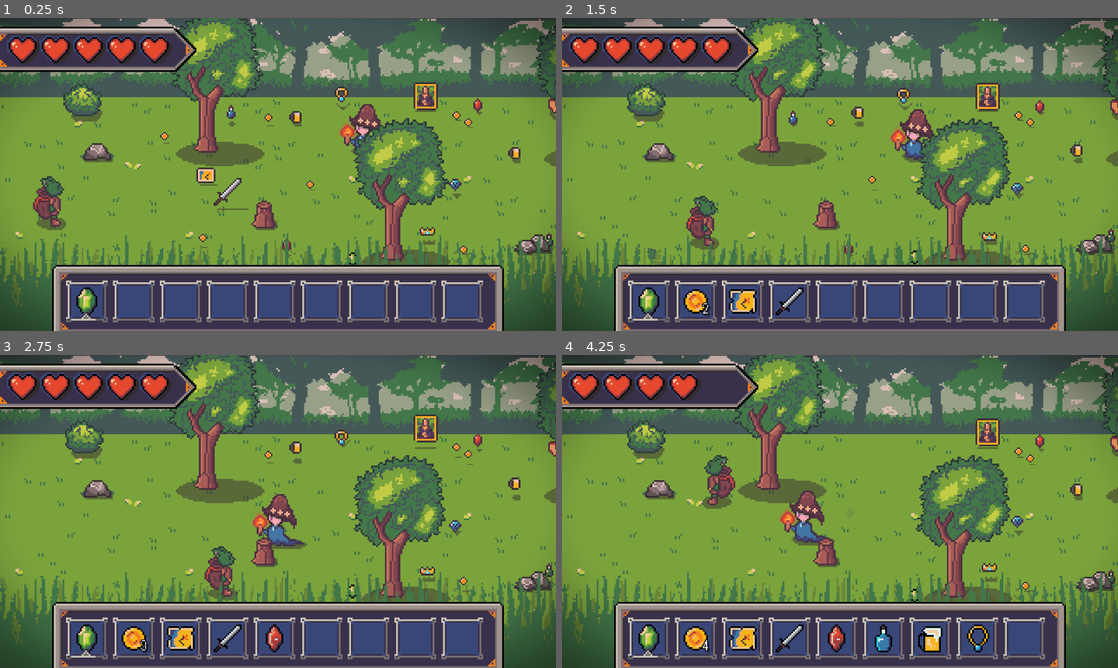
Above: before the commit, frames 1-4 (two rows, left to right).
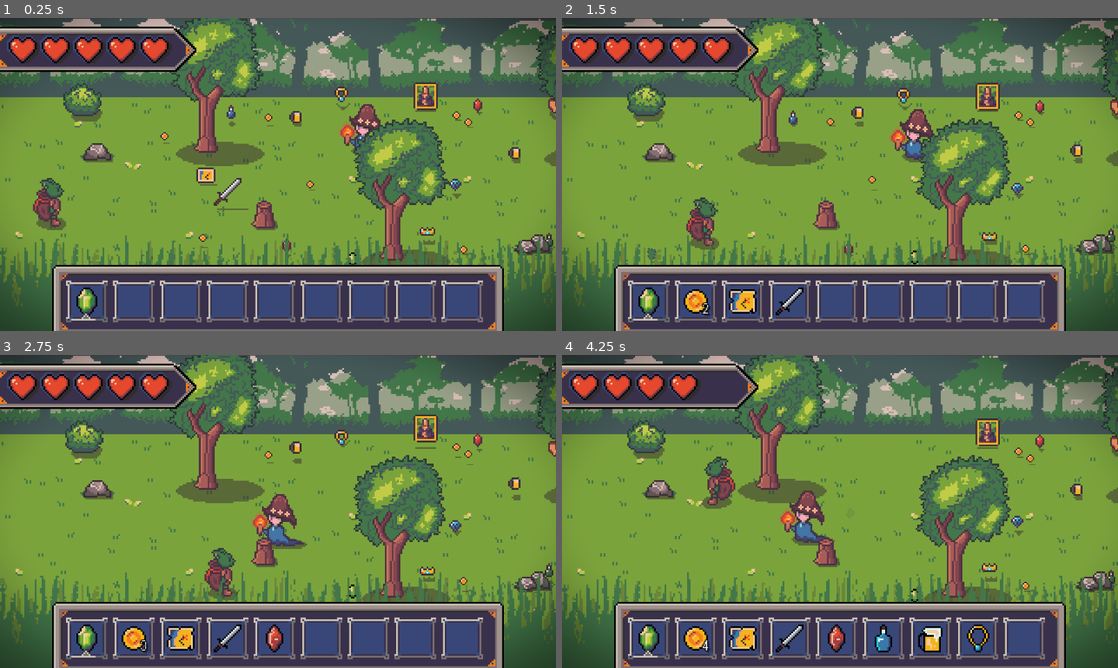
Above: after the commit, the same moments.

Repository: youkergav/Loot-Goblin
Game: Godot game, scene res://scenes/main.tscn
Same seed, same stepped clock (60 frames per second), same inputs: the game is played once before the commit and once after it.
Inputs:
- Up to frame 1 (0.25 s): no input
- Up to frame 2 (1.5 s): hold Right (ui_right) 0.53-1.28 s; hold Down (ui_down) from 1.28 s (still down)
- Up to frame 3 (2.75 s): release Down (ui_down) at 2.03 s; hold Right (ui_right) from 2.03 s (still down)
- Up to frame 4 (4.25 s): release Right (ui_right) at 2.78 s; hold Up (ui_up) 2.78-3.53 s; hold Left (ui_left) from 3.53 s (still down)

The runs differ from the first frame. In frame 1, 0.3% of the frame differs, in the area x 5-12%, y 50-66%; in frame 2, 0.3%; in frame 3, 0.3%; in frame 4, 0.3%.

Commit message:
Removed statue

Diff:
--- a/scenes/main.tscn
+++ b/scenes/main.tscn
@@ -59,7 +59,6 @@
 [ext_resource type="PackedScene" uid="uid://dmghmk5eb375g" path="res://scenes/packed/items/item_berry_red.tscn" id="46_a82wo"]
 [ext_resource type="PackedScene" uid="uid://hep8km3vxor4" path="res://scenes/packed/items/item_plank.tscn" id="53_gdvew"]
 [ext_resource type="PackedScene" uid="uid://dxd0q3y47hvt5" path="res://scenes/packed/items/item_nail.tscn" id="54_kjtvk"]
-[ext_resource type="PackedScene" uid="uid://caaq72p5ek4qx" path="res://scenes/packed/props/prop_statue.tscn" id="55_kf5aa"]
 [ext_resource type="Shader" uid="uid://d0lnv87776o6f" path="res://shaders/color_grading.gdshader" id="56_kf5aa"]
 
 [sub_resource type="WorldBoundaryShape2D" id="WorldBoundaryShape2D_dp3eg"]
@@ -432,6 +431,9 @@
 
 [node name="PropBush4" parent="World" instance=ExtResource("20_y6deb")]
 position = Vector2(661, -26)
+
+[node name="PropBush5" parent="World" instance=ExtResource("20_y6deb")]
+position = Vector2(403, 37)
 
 [node name="ItemSword" parent="World" instance=ExtResource("25_og1vs")]
 position = Vector2(133, 12)
@@ -563,9 +565,6 @@
 
 [node name="ItemNail" parent="World" instance=ExtResource("54_kjtvk")]
 position = Vector2(650, 25)
-
-[node name="PropStatue" parent="World" instance=ExtResource("55_kf5aa")]
-position = Vector2(429, 48)
 
 [node name="UI" type="CanvasLayer" parent="."]
 
--- a/scenes/packed/characters/player.tscn
+++ b/scenes/packed/characters/player.tscn
@@ -56,7 +56,7 @@
 texture_filter = 1
 sprite_frames = SubResource("SpriteFrames_8di1q")
 autoplay = "default"
-frame_progress = 0.9418321
+frame_progress = 0.0031336357
 offset = Vector2(0, -12)
 
 [node name="CollisionShape2D" type="CollisionShape2D" parent="."]
@@ -83,7 +83,6 @@
 [node name="HurtBox" type="Area2D" parent="."]
 
 [node name="CollisionShape2D" type="CollisionShape2D" parent="HurtBox"]
-visible = false
 position = Vector2(-0.5, 1.5)
 shape = SubResource("RectangleShape2D_0c560")
 debug_color = Color(0.8057586, 0.41635647, 0, 0.41960785)
--- a/scenes/packed/characters/shroomite.tscn
+++ b/scenes/packed/characters/shroomite.tscn
@@ -67,9 +67,11 @@
 [node name="PlayerDetectionZone" type="Area2D" parent="."]
 
 [node name="CollisionShape2D" type="CollisionShape2D" parent="PlayerDetectionZone"]
+visible = false
 shape = SubResource("CircleShape2D_d80uj")
 
 [node name="CollisionShape2D" type="CollisionShape2D" parent="."]
+visible = false
 position = Vector2(0, 0.5)
 shape = SubResource("RectangleShape2D_d80uj")
 
Not shown: 3 places in scenes/main.tscn that only renumber resources
